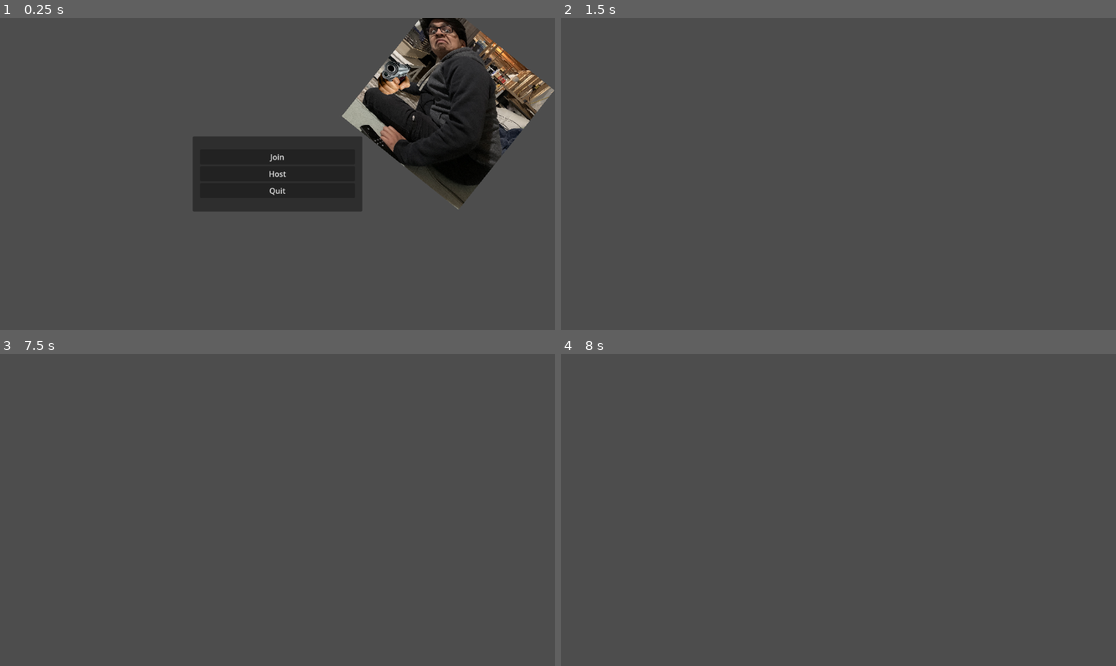
Above: before the commit, frames 1-4 (two rows, left to right).
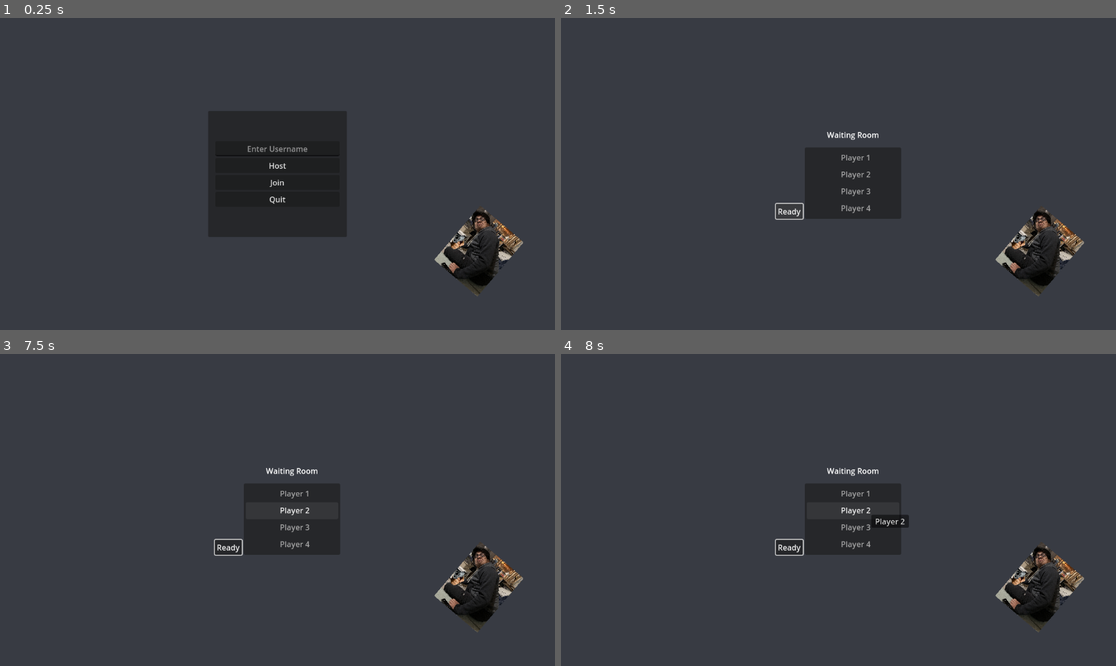
Above: after the commit, the same moments.

Repository: Lightgaia13/godot-4-murder-mystery-game
Game: Godot game, scene res://Game.tscn
The game is run twice, just before and just after one commit, with the same random seed, the same clock (stepped at 60 frames per second) and the same inputs. Before the commit the project starts from res://scenes/levels/multiplayer_start.tscn.
Inputs (mouse positions are in pixels of both pictures, inside the frame that each line leads up to):
- Up to frame 1 (0.25 s): no input
- Up to frame 2 (1.5 s): click "Join" at 0.5 s; click (788, 211) at 1.25 s, where only the run after the commit has a clickable "Ready"
- Up to frame 3 (7.5 s): click (227, 547) at 2 s, where only the run after the commit has a clickable "Ready"; tap Enter (ui_accept) at 2.75, 3.02, 3.5, 3.77, 4.25, 5, 5.27, 5.75, 6.02, 6.5, 6.77 s; move the mouse to (399, 494) at 2.77 s; hold D (right) 2.78-3.53 s; tap F (flashlight) every 0.75 s from 2.85 to 7.35 s; move the mouse to (166, 525) at 3.52 s; hold S (down) 3.53-4.28 s; move the mouse to (333, 441) at 4.27 s; hold D (right) 4.28-5.03 s; move the mouse to (249, 572) at 5.02 s; hold W (up) 5.03-5.78 s; move the mouse to (444, 556) at 5.77 s; hold A (left) 5.78-7.28 s; move the mouse to (111, 463) at 6.52 s; move the mouse to (305, 510) at 7.27 s; hold S (down) from 7.28 s (still down)
- Up to frame 4 (8 s): keep holding S (down)

The runs differ from the first frame. In frame 1, 18% of the frame differs, in the area x 36-100%, y 0-89%; in frame 2, 6.2%; in frame 3, 5.6%; in frame 4, 5.7%.

Commit message:
Lobby overhaul
Players can now connect to a lobby without technically loading any player or level scenes.  This should serve as a much better building base for our networking endeavors!

Diff:
--- /dev/null
+++ b/Game.gd
@@ -0,0 +1,67 @@
+extends Node3D
+
+@onready var main_gui = $CanvasLayer/MainScreen
+@onready var waiting_room_gui = $CanvasLayer/WaitingRoom
+
+@onready var waiting_room_list = $CanvasLayer/WaitingRoom/CenterContainer/GridContainer/VBoxContainer/ItemList
+
+
+
+# Called when the node enters the scene tree for the first time.
+func _ready():
+	# Preconfigure game
+	main_gui.show()
+	waiting_room_gui.hide()
+	Lobby.player_loaded.rpc_id(1)
+	Lobby.player_connected.connect(refresh_waiting_list.unbind(2))
+	Lobby.player_disconnected.connect(refresh_waiting_list.unbind(1))
+
+#Called by server when all peers are connected and ready to receive RPCs
+func start_game():
+	pass
+
+
+func _on_join_button_pressed():
+	Lobby.join_game("localhost")
+	switch_gui()
+
+
+func _on_host_button_pressed():
+	Lobby.create_game()
+	switch_gui()
+
+
+func _on_quit_button_pressed():
+	get_tree().quit()
+
+
+func _on_username_text_changed(new_text):
+	#changes player info
+	Lobby.player_info["name"] = new_text
+
+func switch_gui():
+	if main_gui.visible:
+		main_gui.hide()
+		waiting_room_gui.show()
+	elif !main_gui.visible:
+		main_gui.show()
+		waiting_room_gui.hide()
+
+##################
+#WAITING ROOM GUI#
+##################
+
+
+func refresh_waiting_list():
+	waiting_room_list.clear()
+	for player_id in Lobby.players:
+		waiting_room_list.add_item(Lobby.players[player_id]["name"], null, false)
+	print("refreshed waiting list")
+
+#func add_player_to_list(peer_id, player_info):
+#	waiting_room_list.add_item(player_info["name"], null, true)
+#
+#
+#func delete_player_from_list(peer_id):
+#	var player_info = Lobby.players[peer_id]
+#	waiting_room_list.(player_info["name"])
--- /dev/null
+++ b/Game.tscn
@@ -0,0 +1,120 @@
+[gd_scene load_steps=3 format=3 uid="uid://b5pv3tw05q5fg"]
+
+[ext_resource type="Script" path="res://Game.gd" id="1_y7ro3"]
+[ext_resource type="Texture2D" uid="uid://yh0xfjl855iq" path="res://assets/Seth Unedited.jpg" id="2_und8o"]
+
+[node name="Game" type="Node3D"]
+script = ExtResource("1_y7ro3")
+
+[node name="CanvasLayer" type="CanvasLayer" parent="."]
+
+[node name="ColorRect" type="ColorRect" parent="CanvasLayer"]
+anchors_preset = 15
+anchor_right = 1.0
+anchor_bottom = 1.0
+grow_horizontal = 2
+grow_vertical = 2
+color = Color(0.219608, 0.231373, 0.262745, 1)
+
+[node name="MainScreen" type="PanelContainer" parent="CanvasLayer"]
+anchors_preset = 15
+anchor_right = 1.0
+anchor_bottom = 1.0
+offset_left = 432.0
+offset_top = 193.0
+offset_right = -432.0
+offset_bottom = -193.0
+grow_horizontal = 2
+grow_vertical = 2
+
+[node name="MarginContainer" type="MarginContainer" parent="CanvasLayer/MainScreen"]
+layout_mode = 2
+theme_override_constants/margin_left = 15
+theme_override_constants/margin_top = 15
+theme_override_constants/margin_right = 15
+theme_override_constants/margin_bottom = 15
+
+[node name="VBoxContainer" type="VBoxContainer" parent="CanvasLayer/MainScreen/MarginContainer"]
+layout_mode = 2
+alignment = 1
+
+[node name="Username" type="LineEdit" parent="CanvasLayer/MainScreen/MarginContainer/VBoxContainer"]
+layout_mode = 2
+placeholder_text = "Enter Username"
+alignment = 1
+
+[node name="Host" type="Button" parent="CanvasLayer/MainScreen/MarginContainer/VBoxContainer"]
+layout_mode = 2
+text = "Host
+"
+
+[node name="Join" type="Button" parent="CanvasLayer/MainScreen/MarginContainer/VBoxContainer"]
+layout_mode = 2
+text = "Join"
+
+[node name="Quit" type="Button" parent="CanvasLayer/MainScreen/MarginContainer/VBoxContainer"]
+layout_mode = 2
+text = "Quit
+"
+
+[node name="WaitingRoom" type="Control" parent="CanvasLayer"]
+visible = false
+layout_mode = 3
+anchors_preset = 15
+anchor_right = 1.0
+anchor_bottom = 1.0
+grow_horizontal = 2
+grow_vertical = 2
+
+[node name="CenterContainer" type="CenterContainer" parent="CanvasLayer/WaitingRoom"]
+layout_mode = 1
+anchors_preset = 15
+anchor_right = 1.0
+anchor_bottom = 1.0
+grow_horizontal = 2
+grow_vertical = 2
+
+[node name="GridContainer" type="GridContainer" parent="CanvasLayer/WaitingRoom/CenterContainer"]
+layout_mode = 2
+columns = 2
+
+[node name="VBoxContainer2" type="VBoxContainer" parent="CanvasLayer/WaitingRoom/CenterContainer/GridContainer"]
+layout_mode = 2
+alignment = 2
+
+[node name="ReadyButton" type="Button" parent="CanvasLayer/WaitingRoom/CenterContainer/GridContainer/VBoxContainer2"]
+layout_mode = 2
+text = "Ready"
+
+[node name="VBoxContainer" type="VBoxContainer" parent="CanvasLayer/WaitingRoom/CenterContainer/GridContainer"]
+layout_mode = 2
+theme_override_constants/separation = 15
+
+[node name="Label" type="Label" parent="CanvasLayer/WaitingRoom/CenterContainer/GridContainer/VBoxContainer"]
+layout_mode = 2
+text = "Waiting Room"
+horizontal_alignment = 1
+
+[node name="ItemList" type="ItemList" parent="CanvasLayer/WaitingRoom/CenterContainer/GridContainer/VBoxContainer"]
+custom_minimum_size = Vector2(200, 0)
+layout_mode = 2
+theme_override_constants/v_separation = 10
+auto_height = true
+item_count = 4
+fixed_column_width = 200
+icon_mode = 0
+item_0/text = "Player 1"
+item_1/text = "Player 2"
+item_2/text = "Player 3"
+item_3/text = "Player 4"
+
+[node name="Sprite2D" type="Sprite2D" parent="CanvasLayer"]
+position = Vector2(994, 484)
+rotation = 0.704808
+scale = Vector2(0.0390212, 0.0367063)
+texture = ExtResource("2_und8o")
+
+[connection signal="text_changed" from="CanvasLayer/MainScreen/MarginContainer/VBoxContainer/Username" to="." method="_on_username_text_changed"]
+[connection signal="pressed" from="CanvasLayer/MainScreen/MarginContainer/VBoxContainer/Host" to="." method="_on_host_button_pressed"]
+[connection signal="pressed" from="CanvasLayer/MainScreen/MarginContainer/VBoxContainer/Join" to="." method="_on_join_button_pressed"]
+[connection signal="pressed" from="CanvasLayer/MainScreen/MarginContainer/VBoxContainer/Quit" to="." method="_on_quit_button_pressed"]
--- a/project.godot
+++ b/project.godot
@@ -11,9 +11,13 @@
 [application]
 
 config/name="Murder In The Dark Game (Pending Title)"
-run/main_scene="res://scenes/levels/multiplayer_start.tscn"
+run/main_scene="res://Game.tscn"
 config/features=PackedStringArray("4.0", "Forward Plus")
 config/icon="res://icon.svg"
+
+[autoload]
+
+Lobby="*res://scripts/Lobby.gd"
 
 [input]
 
--- /dev/null
+++ b/scripts/Lobby.gd
@@ -0,0 +1,107 @@
+extends Node
+
+# Autoload named Lobby
+
+# These signals can be connected to by a UI lobby scene or the game scene.
+signal player_connected(peer_id, player_info)
+signal player_disconnected(peer_id)
+signal server_disconnected
+
+const PORT = 7000
+const DEFAULT_SERVER_IP = "127.0.0.1" # IPv4 localhost
+const MAX_CONNECTIONS = 20
+
+# This will contain player info for every player, with the keys being each player's unique IDs.
+var players = {}
+
+# This is the local player info. This should be modified locally before the connection is made.
+# It will be passed to every other peer.
+# For example, the value of "name" can be set to something the player entered in a UI scene.
+var player_info = {"name": "Name"}
+
+var players_loaded = 0
+
+
+
+func _ready():
+	multiplayer.peer_connected.connect(_on_player_connected)
+	multiplayer.peer_disconnected.connect(_on_player_disconnected)
+	multiplayer.connected_to_server.connect(_on_connected_ok)
+	multiplayer.connection_failed.connect(_on_connected_fail)
+	multiplayer.server_disconnected.connect(_on_server_disconnected)
+
+
+func join_game(address = ""):
+	if address == "":
+		address = DEFAULT_SERVER_IP
+	var peer = ENetMultiplayerPeer.new()
+	var error = peer.create_client(address, PORT)
+	if error:
+		return error
+	multiplayer.multiplayer_peer = peer
+
+
+func create_game():
+	var peer = ENetMultiplayerPeer.new()
+	var error = peer.create_server(PORT, MAX_CONNECTIONS)
+	if error:
+		return error
+	multiplayer.multiplayer_peer = peer
+
+	players[1] = player_info
+	player_connected.emit(1, player_info)
+
+
+func remove_multiplayer_peer():
+	multiplayer.multiplayer_peer = null
+
+
+# When the server decides to start the game from a UI scene, do Lobby.load_game.rpc(filepath)
+@rpc("call_local", "reliable")
+func load_game(game_scene_path):
+	get_tree().change_scene_to_file(game_scene_path)
+
+
+# Every peer will call this when they have loaded the game scene.
+@rpc("any_peer", "call_local", "reliable")
+func player_loaded():
+	if multiplayer.is_server():
+		players_loaded += 1
+		if players_loaded == players.size():
+			$/root/Game.start_game()
+			players_loaded = 0
+
+
+# When a peer connects, send them my player info.
+# This allows transfer of all desired data for each player, not only the unique ID.
+func _on_player_connected(id):
+	_register_player.rpc_id(id, player_info)
+
+
+@rpc("any_peer", "reliable")
+func _register_player(new_player_info):
+	var new_player_id = multiplayer.get_remote_sender_id()
+	players[new_player_id] = new_player_info
+	player_connected.emit(new_player_id, new_player_info)
+	print("player id = " + str(new_player_id) + " player name = " + str(new_player_info["name"]))
+
+
+func _on_player_disconnected(id):
+	players.erase(id)
+	player_info.erase(id)
+	player_disconnected.emit(id)
+
+
+func _on_connected_ok():
+	var peer_id = multiplayer.get_unique_id()
+	players[peer_id] = player_info
+	player_connected.emit(peer_id, player_info)
+
+
+func _on_connected_fail():
+	multiplayer.multiplayer_peer = null
+
+
+func _on_server_disconnected():
+	multiplayer.multiplayer_peer = null
+	server_disconnected.emit()
--- a/scripts/multiplayer_start.gd
+++ b/scripts/multiplayer_start.gd
@@ -9,6 +9,7 @@
 const PORT = 9998
 var enet_peer = ENetMultiplayerPeer.new()
 
+var players = {}
 
 func _on_host_button_pressed():
 	main_menu.hide()
